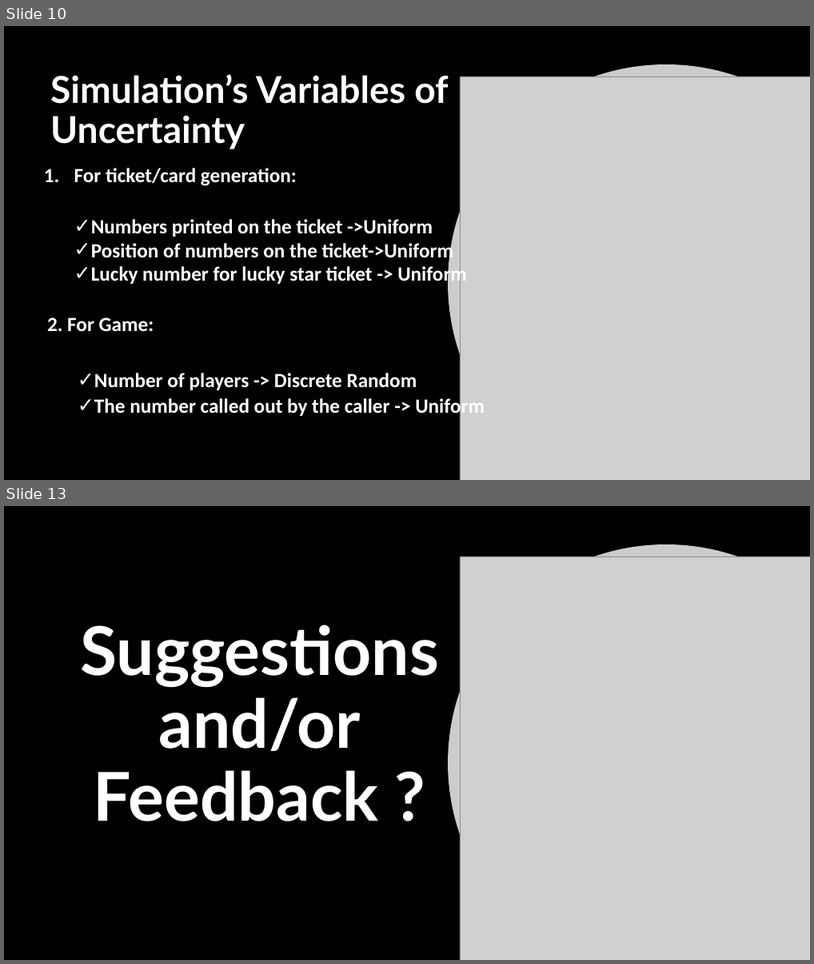
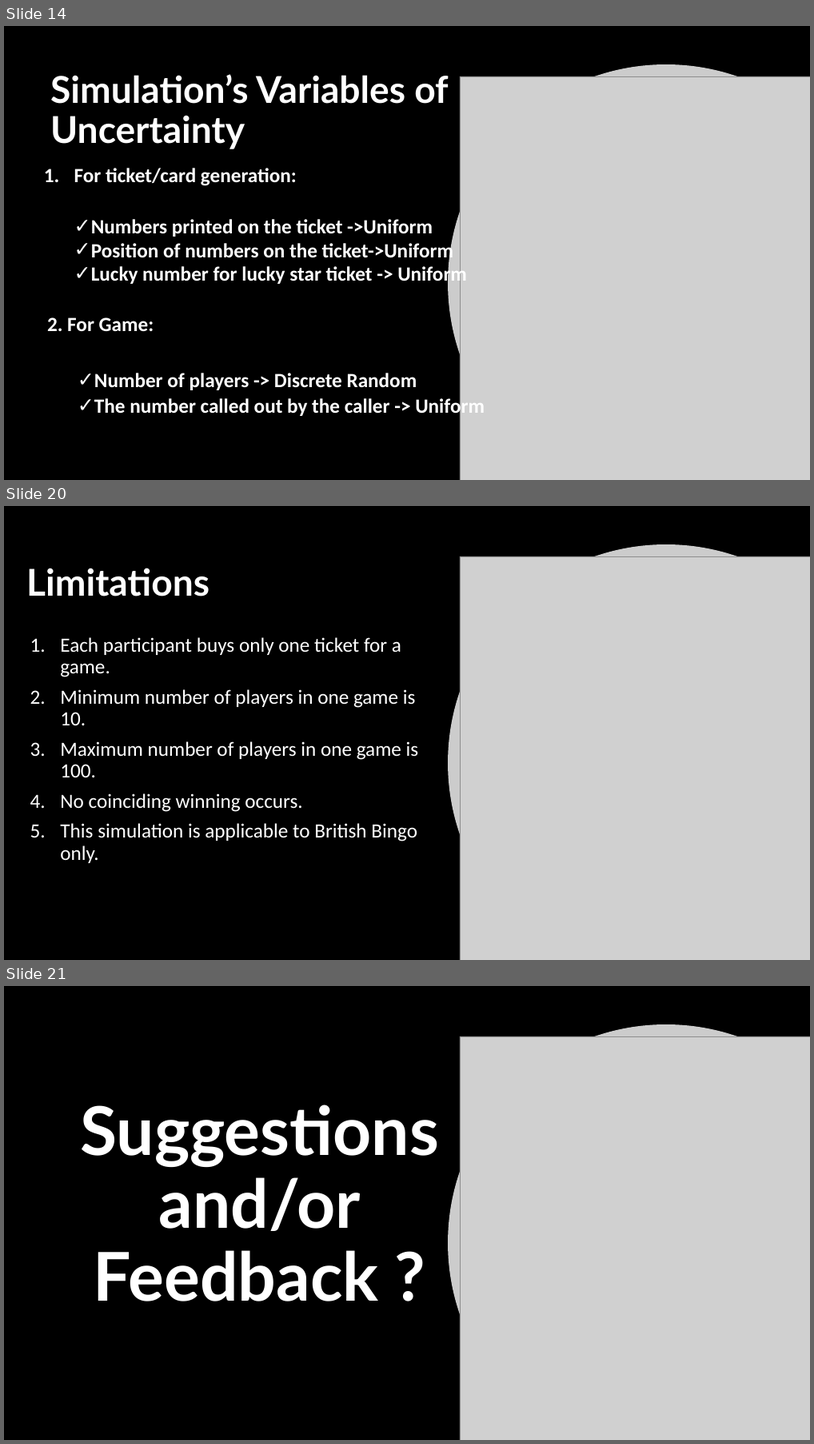
Before and after one commit to aarushi50/BINGO-A-Monte-Carlo-Application, a slide deck: Bingo.pptx. Shown one above the other, each under a label of ours: slides 10 and 13 before the commit, slides 14, 20 and 21 after it; the slides between them are not shown. The pictures are 814x964 and 814x1444 pixels, drawn with LibreOffice and Linux fonts; fonts in the diff are those of the drawing; grey boxes stand for pictures; background and template pictures are left out. Boxes give left, top, right and bottom in pixels: in the first picture for what was removed or moved away, otherwise in the second. Text is boxed around its words. In the diff, an @@ line names an element or a change of style, - is before the commit and + after.

```diff
--- a/Bingo.pptx
+++ b/Bingo.pptx
@@ slide 20 added at <box>4,506,810,960</box>, background picture (left out) @@
@@ freeform shape added at <box>448,544,810,960</box>, fill #FFFFFF at 80% opacity @@
@@ title added at <box>26,568,210,596</box>, 44 pt, text #FFFFFF, bold @@
+Limitations
@@ picture added at <box>460,556,810,960</box> @@
@@ text added at <box>60,637,419,863</box>, 24 pt, text #FFFFFF @@
+1. Each participant buys only one ticket for a game.
+2. Minimum number of players in one game is 10.
+3. Maximum number of players in one game is 100.
+4. No coinciding winning occurs.
+5. This simulation is applicable to British Bingo only.
@@ what was slide 10 is now slide 14 @@
@@ what was slide 13 is now slide 21 @@
```
Also in this commit, not shown: 3 slides changed, 7 other slides added.
